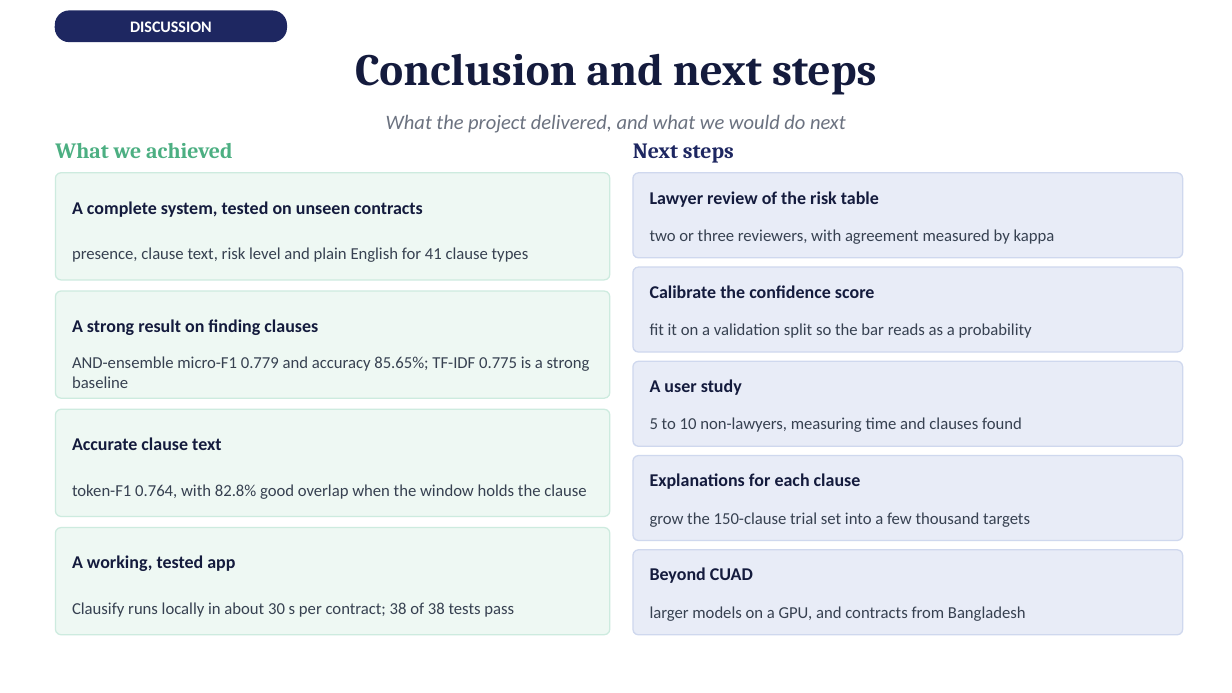
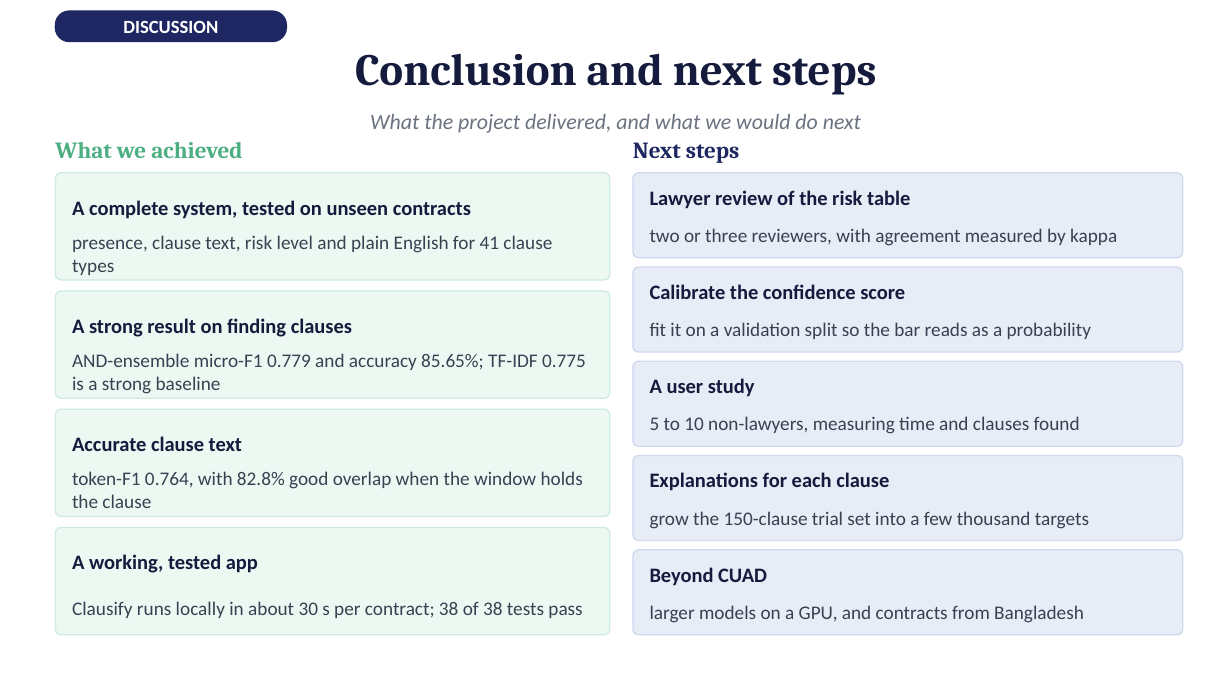
Before and after one commit to afnanmz168/clausify-p3, a slide deck: slide 15 of P25301051-p3-presentation-15-slides.pptx. Drawn at 1232x693 pixels with LibreOffice and Linux fonts; fonts in the diff are those of the drawing. Boxes give left, top, right and bottom in pixels: in the first picture for what was removed or moved away, otherwise in the second. Text is boxed around its words. In the diff, an @@ line names an element or a change of style, - is before the commit and + after.

```diff
--- a/P25301051-p3-presentation-15-slides.pptx
+++ b/P25301051-p3-presentation-15-slides.pptx
@@ text "DISCUSSION" at (123,21,218,33): size 12.5 to 14.5 pt @@
@@ text "What the project delivered, and ..." at (370,114,861,133): size 16 to 17 pt @@
@@ text "What we achieved" at (55,142,242,158): size 17 to 18 pt @@
@@ text "Next steps" at (633,142,740,163): size 17 to 18 pt @@
@@ size 14 to 16 pt in 9 elements at (72,200,471,219), (72,318,352,337), (72,436,242,451), (72,554,258,573), (650,190,910,209), (650,284,905,299), (650,378,755,397), (650,472,889,491), (650,567,767,586) @@
@@ size 13 to 15 pt in 9 elements at (72,235,552,275), (72,353,586,394), (72,471,583,508), (72,601,582,618), (650,228,1117,246), (650,322,1091,339), (650,416,1080,434), (650,511,1089,529), (650,605,1084,623) @@
```
Also in this commit, not shown: 13 other slides changed.
